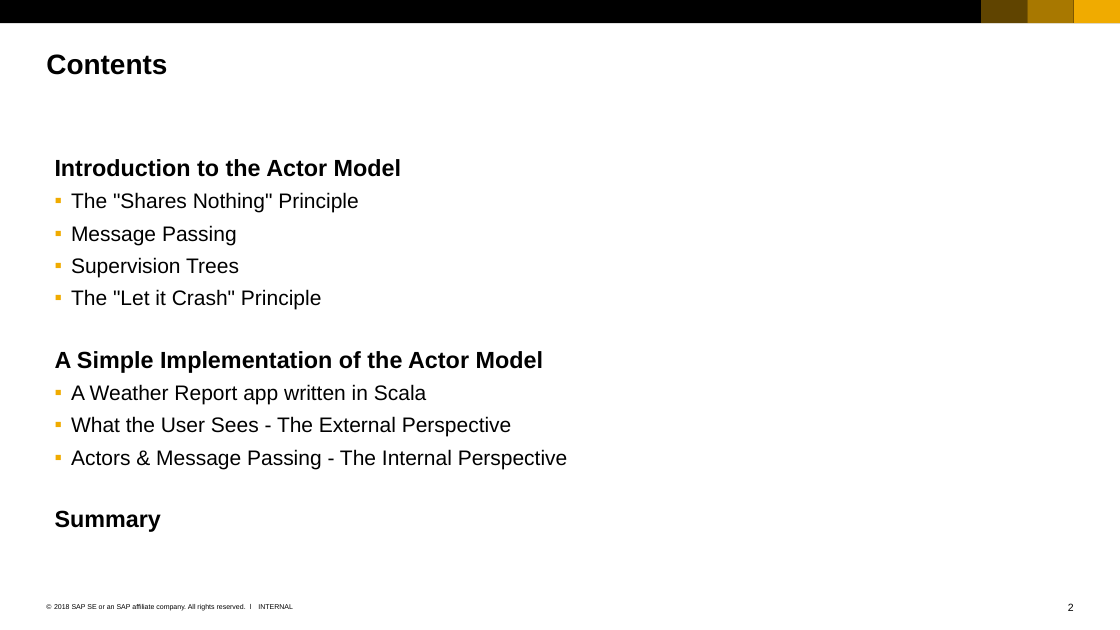
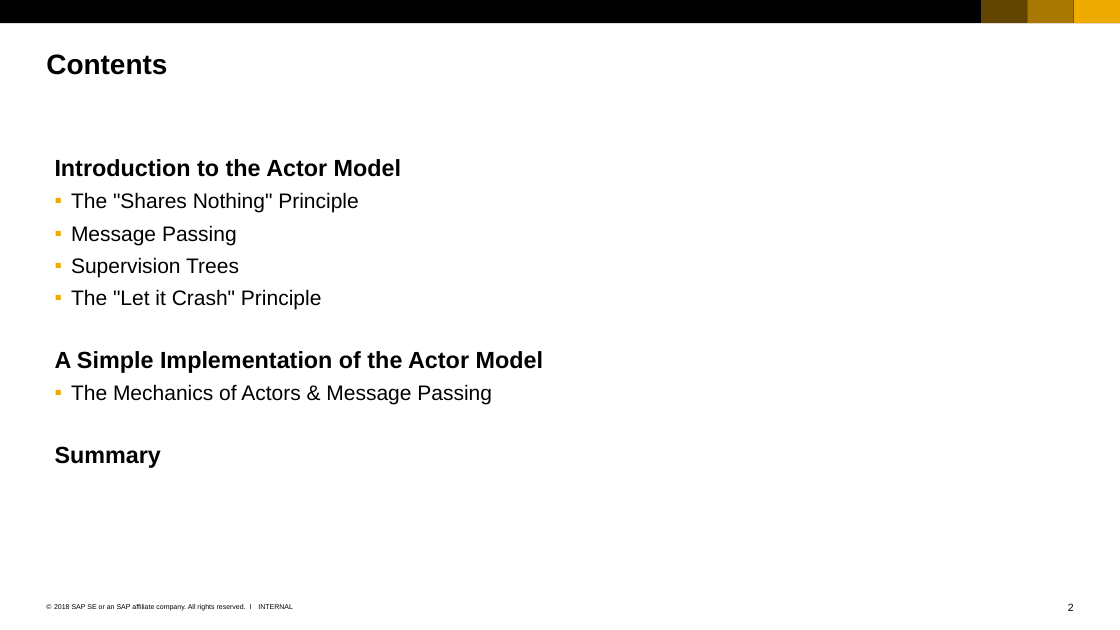
Before and after one commit to ChrisWhealy/WeatherDemo, a slide deck: slide 2 of documentation/Using the Actor Model.ppsx. Drawn at 1120x630 pixels with LibreOffice and Linux fonts; fonts in the diff are those of the drawing. Boxes give left, top, right and bottom in pixels: in the first picture for what was removed or moved away, otherwise in the second. Text is boxed around its words. In the diff, an @@ line names an element or a change of style, - is before the commit and + after.

```diff
--- a/documentation/Using the Actor Model.ppsx
+++ b/documentation/Using the Actor Model.ppsx
@@ text at (71, 384, 492, 405): text changed @@
-  ▪ A Weather Report app written in Scala
-  ▪ What the User Sees - The External Perspective
-  ▪ Actors & Message Passing - The Internal Perspective
+  ▪ The Mechanics of Actors & Message Passing
```
Also in this commit, not shown: 11 other slides changed, 8 slides removed, 3 other files.
